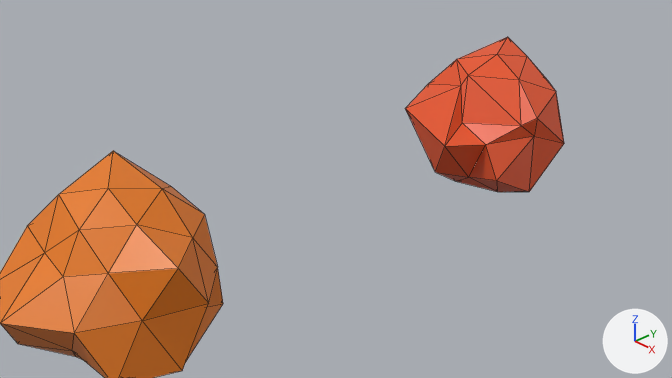
Before and after pictures for a commit that changed the Blender file RawResources/Asteroids.blend.
Both versions are drawn from the file's camera 'Camera'. The lights are fixed; the arrows at lower right show +X, +Y and +Z. Mesh edges are drawn as thin lines.

Objects in the first picture: 'Asteroid1', 'Asteroid2'.
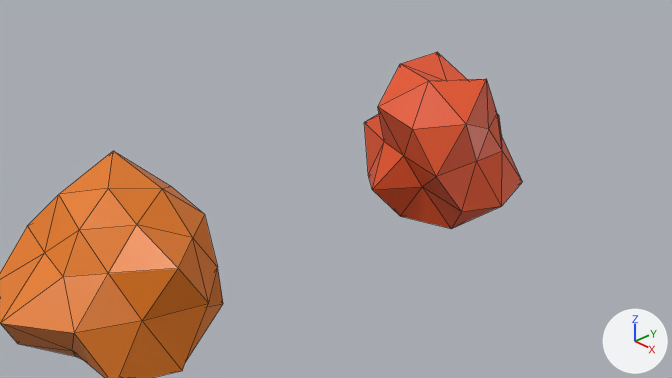
Commit message: Remodel Asteroid1

Pixel boxes (x1, y1, x2, y2) of what changed, in the pictures (672 x 378 px):
'Icosphere', added
    after: (364, 52, 522, 229)
'Asteroid1', deleted
    before: (405, 37, 564, 192)

The edits, one by one:
Mesh me_icosphere_002 is new.
It has 42 vertices, 80 faces and spans x -1.14..1.02, y -1.02..1.19, z -1.18..1.02.
It uses material mat_asteroidmaterial (orange #e75425).
Object 'Asteroid1' (ob_asteroid1) is deleted.
Object 'Icosphere' (ob_icosphere) is new; it shows me_icosphere_002.
Its location is (0.0, 2.0, 0.0).
